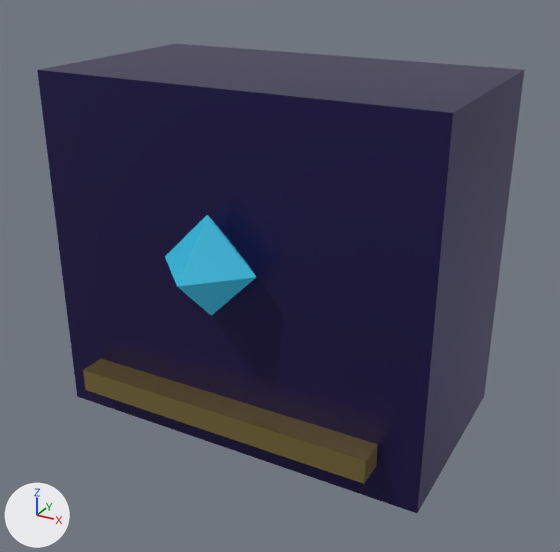
What one commit did to the glTF model src/client/dev_viewer/models/modular_heroes/dw_chest_base.glb.
One viewpoint serves both versions: a 50 mm lens placed at (0.52, -0.948, 0.428), pointed at (0.016, -0.032, -0.031). The lights are fixed; the arrows at lower left show +X, +Y and +Z. The older version comes first. Where no turn or scale is listed for an object, it has been applied to the vertices. Vertices at exactly the same position are counted once.

The first picture shows 'chest_gem', 'chest_plate', 'chest_trim'.
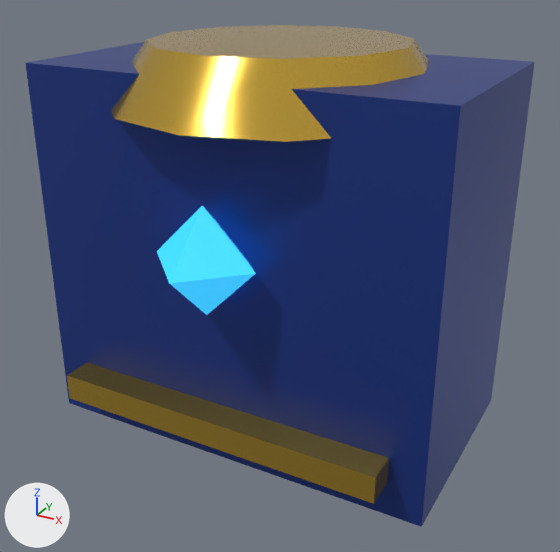
The change, as a diff of the scene's bpy script:
```diff
--- a/src/client/dev_viewer/models/modular_heroes/dw_chest_base.glb.py
+++ b/src/client/dev_viewer/models/modular_heroes/dw_chest_base.glb.py
@@ mat_material_0 @@
 mat_material_0 = principled_material('Material_0')
-mat_material_0.base_color = (0.0319, 0.0222, 0.117)  # dark blue #322960
-mat_material_0.metallic = 0.72
+mat_material_0.base_color = (0.013, 0.0423, 0.254)  # blue #1e3a8a
+mat_material_0.metallic = 0.35
 mat_material_0.roughness = 0.38
@@ mat_material_1 @@
 mat_material_1 = principled_material('Material_1')
-mat_material_1.base_color = (0.397, 0.301, 0.0976)  # yellow #a99558
-mat_material_1.metallic = 0.8
+mat_material_1.base_color = (0.745, 0.479, 0.0723)  # yellow #e0b84c
+mat_material_1.metallic = 0.92
 mat_material_1.roughness = 0.28
@@ mat_material_2 @@
 mat_material_2 = principled_material('Material_2')
-mat_material_2.base_color = (0.0382, 0.468, 0.701)  # cyan #37b6da
+mat_material_2.base_color = (0.0395, 0.509, 0.939)  # blue #38bdf8
 mat_material_2.roughness = 0.3
 mat_material_2.emission_color = (0.0382, 0.468, 0.701)  # cyan #37b6da
-mat_material_2.emission_strength = 0.15
+mat_material_2.emission_strength = 0.8
@@ me_mesh_0 @@
-me_mesh_0.from_pydata(...)  # 8 vertices, 12 faces; spans x -0.29..0.29, y -0.16..0.16, z -0.26..0.26
-me_mesh_0.vertices[0].co = (0.29, -0.16, 0.26)  # pixel (453, 112)
-me_mesh_0.vertices[1].co = (0.29, 0.16, 0.26)  # pixel (524, 69)
-me_mesh_0.vertices[2].co = (0.29, -0.16, -0.26)  # pixel (417, 513)
-me_mesh_0.vertices[3].co = (0.29, 0.16, -0.26)  # pixel (484, 396)
-me_mesh_0.vertices[4].co = (-0.29, 0.16, 0.26)  # pixel (175, 43)
-me_mesh_0.vertices[5].co = (-0.29, -0.16, 0.26)  # pixel (37, 69)
-me_mesh_0.vertices[6].co = (-0.29, 0.16, -0.26)
-me_mesh_0.vertices[7].co = (-0.29, -0.16, -0.26)  # pixel (77, 396)
+me_mesh_0.from_pydata(...)  # 8 vertices, 12 faces; spans x -0.3..0.3, y -0.17..0.17, z -0.27..0.27
+# me_mesh_0 part 1
+me_mesh_0.vertices[0].co = (0.3, -0.17, 0.27)  # pixel (460, 105)
+me_mesh_0.vertices[1].co = (0.3, 0.17, 0.27)  # pixel (534, 61)
+me_mesh_0.vertices[2].co = (0.3, -0.17, -0.27)  # pixel (421, 526)
+me_mesh_0.vertices[3].co = (0.3, 0.17, -0.27)  # pixel (491, 400)
+me_mesh_0.vertices[4].co = (-0.3, 0.17, 0.27)
+me_mesh_0.vertices[5].co = (-0.3, -0.17, 0.27)  # pixel (25, 62)
+me_mesh_0.vertices[6].co = (-0.3, 0.17, -0.27)
+me_mesh_0.vertices[7].co = (-0.3, -0.17, -0.27)  # pixel (68, 403)
 me_mesh_0.materials.append(mat_material_0)
@@ me_mesh_1 @@
-me_mesh_1.from_pydata(...)  # 8 vertices, 12 faces; spans x -0.23..0.23, y -0.02..0.02, z -0.018..0.018
+me_mesh_1.from_pydata(...)  # 8 vertices, 12 faces; spans x -0.25..0.25, y -0.025..0.025, z -0.02..0.02
+# me_mesh_1 part 2: the whole mesh is scaled about its middle by (1.09, 1.25, 1.14)
 me_mesh_1.materials.append(mat_material_1)
@@ me_mesh_2 @@
-me_mesh_2.from_pydata(...)  # 6 vertices, 8 faces; spans x -0.07..0.07, y -0.07..0.07, z -0.07..0.07
+me_mesh_2.from_pydata(...)  # 6 vertices, 8 faces; spans x -0.075..0.075, y -0.075..0.075, z -0.075..0.075
+# me_mesh_2 part 3: the whole mesh is scaled about its middle by 1.07
 me_mesh_2.materials.append(mat_material_2)
@@ ob_chest_trim @@
 ob_chest_trim = bpy.data.objects.new('chest_trim', me_mesh_1)
-ob_chest_trim.location = (0.0, -0.18, -0.19)
+ob_chest_trim.location = (0.0, -0.19, -0.2)
@@ ob_chest_gem @@
 ob_chest_gem = bpy.data.objects.new('chest_gem', me_mesh_2)
-ob_chest_gem.location = (0.0, -0.19, 0.04)
+ob_chest_gem.location = (0.0, -0.2, 0.05)
@@ ob_chest_gorget @@
+ob_chest_gorget = bpy.data.objects.new('chest_gorget', me_mesh_3)  # 28 vertices, 48 faces; spans x -0.24..0.24, y -0.24..0.24, z -0.04..0.04; in mat_material_1 (yellow #e0b84c)
+ob_chest_gorget.location = (0.0, 0.0, 0.26)
```

Changed parts and their boxes (x1, y1, x2, y2) in the pictures (560 x 552 px):
'chest_plate', recoloured, surface changed, reshaped
    before: (37, 44, 524, 513)
    after: (26, 42, 534, 527)
'chest_gorget', added (yellow)
    after: (111, 25, 430, 142)
'chest_trim', rescaled (9% wider, 13% taller)
    before: (83, 359, 378, 484)
    after: (67, 363, 389, 504)
'chest_gem', recoloured, surface changed, moved, rescaled (9% wider, 8% taller)
    before: (165, 215, 256, 316)
    after: (157, 206, 256, 315)
